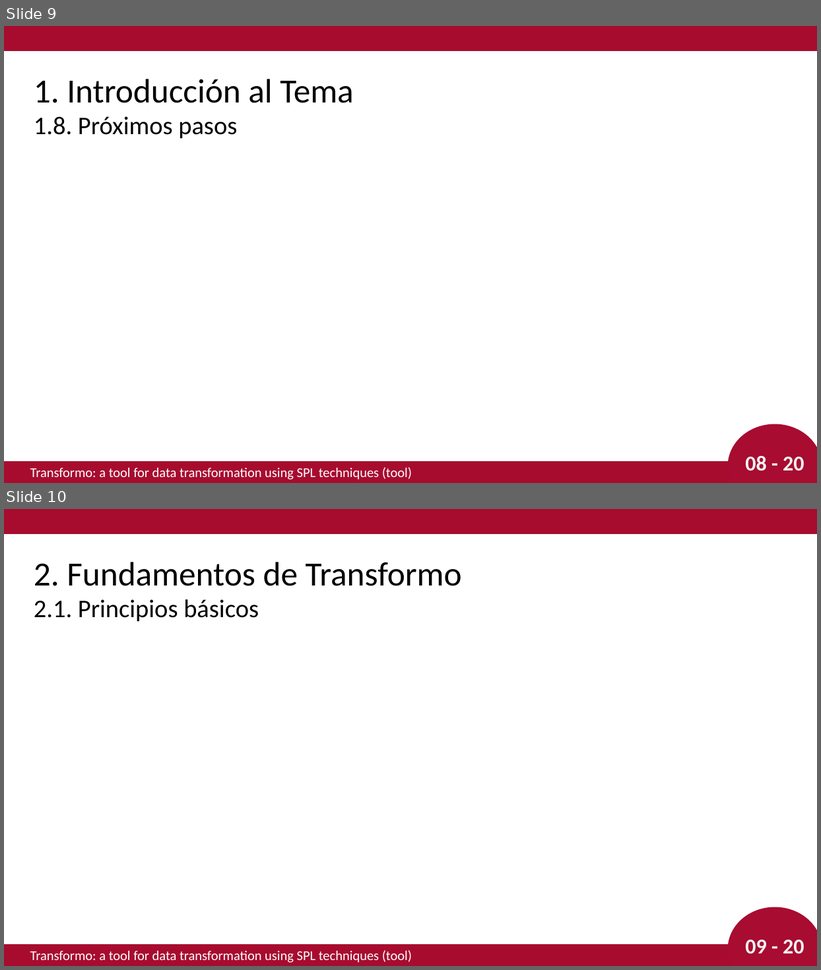
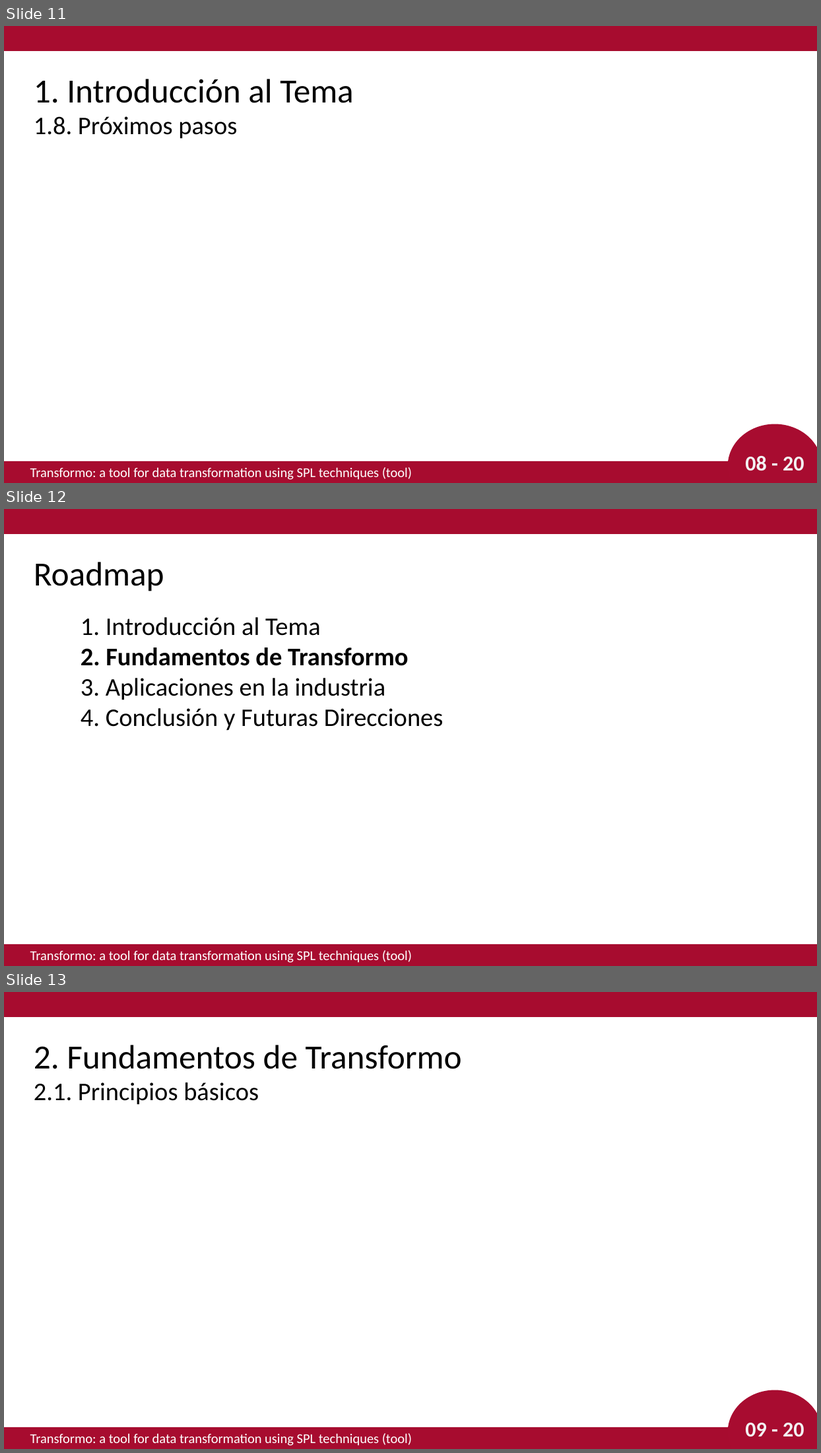
Before and after one commit to diverso-lab/slidy, a slide deck: output.pptx. Shown one above the other, each under a label of ours: slides 9 and 10 before the commit, slides 11, 12 and 13 after it. The pictures are 821x970 and 821x1453 pixels, drawn with LibreOffice and Linux fonts; fonts in the diff are those of the drawing. Boxes give left, top, right and bottom in pixels: in the first picture for what was removed or moved away, otherwise in the second. Text is boxed around its words. In the diff, an @@ line names an element or a change of style, - is before the commit and + after.

```diff
--- a/output.pptx
+++ b/output.pptx
@@ slide 12 added at [4, 509, 817, 966], background #FFFFFF @@
@@ rectangle added at [4, 509, 817, 534], fill #A70C2F @@
@@ text added at [34, 562, 164, 591], 40 pt, text #000000 @@
+Roadmap
@@ text added at [81, 617, 443, 731], 30 pt, text #000000 @@
+1. Introducción al Tema
+2. Fundamentos de Transformo
+3. Aplicaciones en la industria
+4. Conclusión y Futuras Direcciones
@@ rectangle added at [4, 945, 817, 966], fill #A70C2F @@
@@ text added at [30, 951, 412, 963], 16 pt, text #FFFFFF @@
+Transformo: a tool for data transformation using SPL techniques (tool)
@@ what was slide 9 is now slide 11 @@
@@ what was slide 10 is now slide 13 @@
```
Also in this commit, not shown: 4 other slides added, 3 other files.
